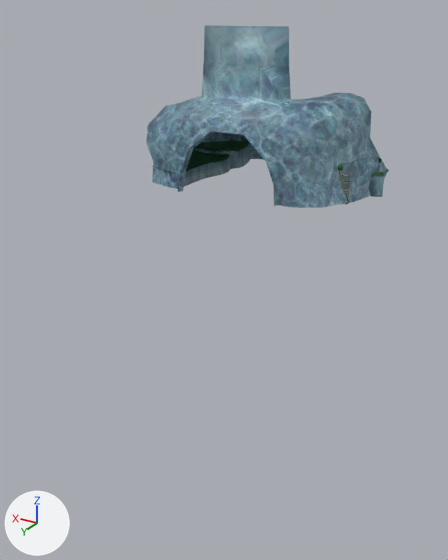
What one commit did to the Blender file Blender Models/Floaty Beach (But like not shit)/star 3 slimy spring stuff/slime.blend.
Camera for both pictures: a 50 mm camera at (-28.8, 50.8, 16.1) aimed at (0.4, 2.0, -8.2). Every picture has the same lights, and +X, +Y and +Z are marked at lower left.
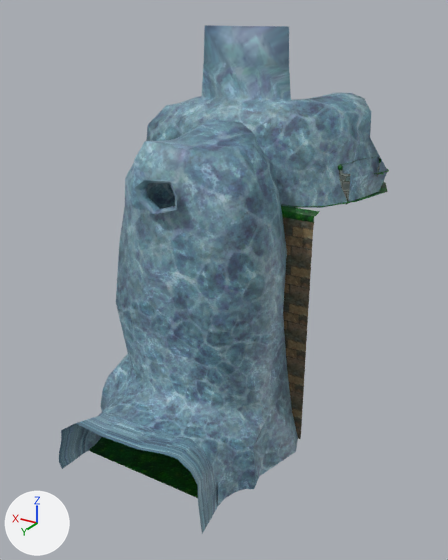
Patch to the scene script:
```diff
--- a/Blender Models/Floaty Beach (But like not shit)/star 3 slimy spring stuff/slime.blend.py
+++ b/Blender Models/Floaty Beach (But like not shit)/star 3 slimy spring stuff/slime.blend.py
@@ img_undergroundwallc_png @@
+img_undergroundwallc_png = load_image('UnderGroundWallC.png', 'UnderGroundWallC.png', 128, 128, 'sRGB')
@@ mat_undergroundwallc_png @@
+mat_undergroundwallc_png = principled_material('UnderGroundWallC.png')
+mat_undergroundwallc_png.texture = img_undergroundwallc_png
@@ me_plane_002 @@
 # used by ob_plane_002; location = (-7.0, -12.6, -0.1)
-me_plane_002.from_pydata(...)  # 64 vertices, 45 faces; spans x -4.83..2.69, y -2.85..5.91, z -0.06..2.14
+me_plane_002.from_pydata(...)  # 44 vertices, 30 faces; spans x -0.09..2.69, y -2.85..5.67, z -0.06..2.14
+# me_plane_002 part 1
+# 20 vertices are removed from x -4.83..-1.31, y 5.38..5.91, z -0.06..2.14
+# 15 faces are deleted
 me_plane_002.materials.append(mat_undergroundwallb_png)
@@ me_plane @@
 # used by ob_plane; location = (0.0, 0.0, 0.0)
-me_plane.from_pydata(...)  # 172 vertices, 217 faces; spans x -11.7..13.5, y -16.5..1.6, z -0.1..15.0
+me_plane.from_pydata(...)  # 435 vertices, 583 faces; spans x -11.7..13.5, y -16.5..18.2, z -24.4..15.0
+# me_plane part 2
+# 1 vertex is removed from x 6.1, y 1.6, z -0.1
+# 1 face is deleted
+# 5 vertices move from x 5.8..6.1, y 0.7..1.4, z -0.1 to x 5.8..6.1, y 0.5..1.4, z -0.3..-0.2
+# 253 vertices are added at x -9.0..12.0, y 0.5..18.2, z -24.4..7.3
+# 6 new vertices lie (0.0, 0.4, 0.0) away from vertices in x -0.4..3.1, y 10.6..10.8, z 1.2..3.5
+# 5 new vertices lie (0.0, 1.1, 0.0) away from vertices in x -6.2..5.4, y 13.2..13.4, z -24.2..-17.8
+# 367 new faces join them
+# me_plane part 3: 216 kept faces spanning x -11.7..13.5, y -16.5..1.6, z -0.3..15.0 get new texture (UV) coordinates
 me_plane.materials.append(mat_undergroundwalla_png)
@@ me_plane_014 @@
+me_plane_014.from_pydata(...)  # 16 vertices, 9 faces; spans x -8.5..9.0, y 1.2..1.6, z -24.3..-0.9
+me_plane_014.polygons.foreach_set('use_smooth', [True] * 9)
+me_plane_014.materials.append(mat_undergroundwallc_png)  # picture img_undergroundwallc_png
@@ me_plane_022 @@
+me_plane_022.from_pydata(...)  # 21 vertices, 1 face; spans x -9.0..12.0, y 0.5..14.4, z -24.2
+me_plane_022.polygons.foreach_set('use_smooth', [True] * 1)
+me_plane_022.materials.append(mat_undergroundlawna_png)  # picture img_undergroundlawna_png
@@ ob_plane_016 @@
 ob_plane_016.location = (0.0, 0.0, 0.0)
-ob_plane_016.hide_viewport = True
@@ ob_plane_017 @@
+ob_plane_017 = bpy.data.objects.new('Plane.017', me_plane_014)
+ob_plane_017.location = (0.0, 0.0, 0.0)
@@ ob_plane_019 @@
+ob_plane_019 = bpy.data.objects.new('Plane.019', me_plane_022)
+ob_plane_019.location = (0.0, 0.0, 0.0)
```

What differs and where, as boxes [x1, y1, x2, y2] in the pictures (448 x 560 px):
'Plane', reshaped (36% wider, 177% taller)
    before: [146, 25, 387, 208]
    after: [59, 25, 387, 534]
'Plane.017', added
    after: [283, 217, 314, 439]
'Plane.019', added (black)
    after: [88, 437, 198, 498]
'Plane.016', shown (green)
    after: [281, 182, 388, 223]
'Plane.002', reshaped (not visible afterwards)
    before: [369, 174, 384, 197]
part 2 of me_plane, built on
    before: [170, 170, 186, 192]
    after: [59, 119, 298, 534]
part 3 of me_plane, surface changed
    both: [170, 93, 371, 189]
